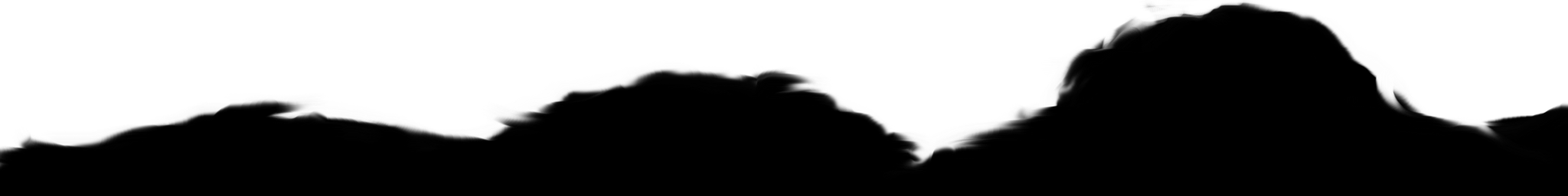
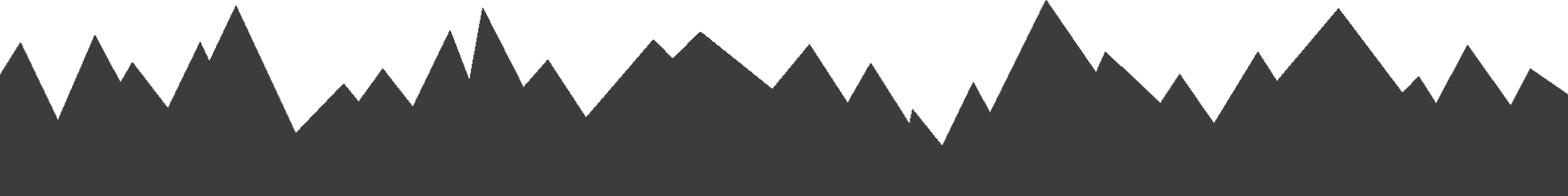
Layers edited between the first and the second 1568px x 196px image:
added layer "angled mountains light grey" above "black smudged" over [0, 0, 1568, 196]
hid "black smudged", moved it above "black smudged copy" over [0, 0, 1568, 196]
